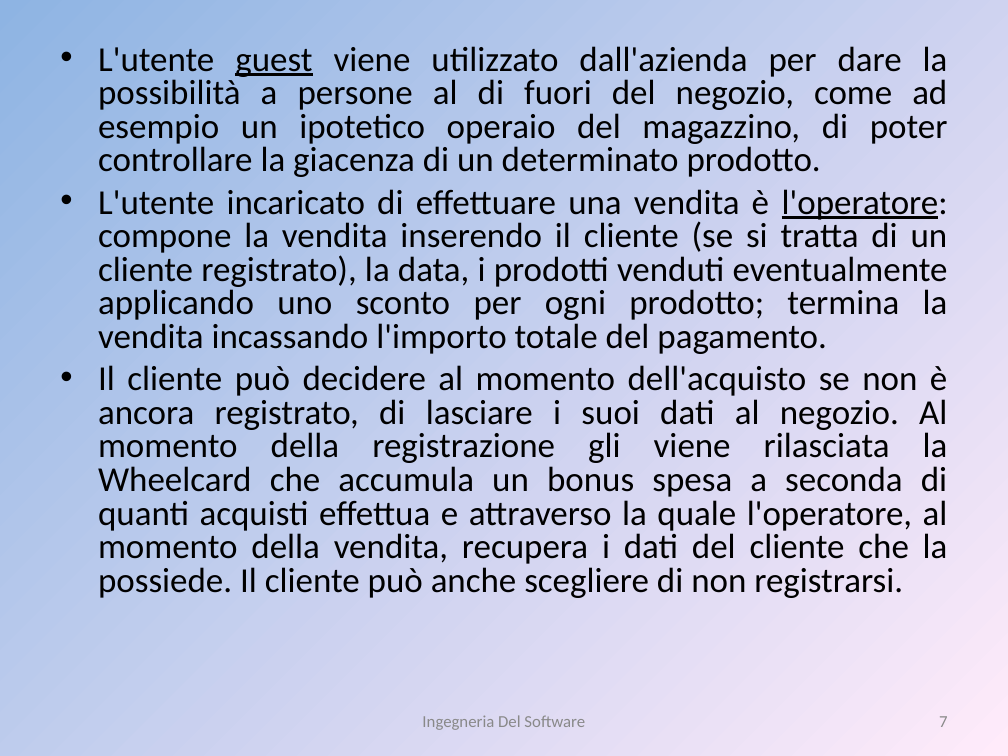
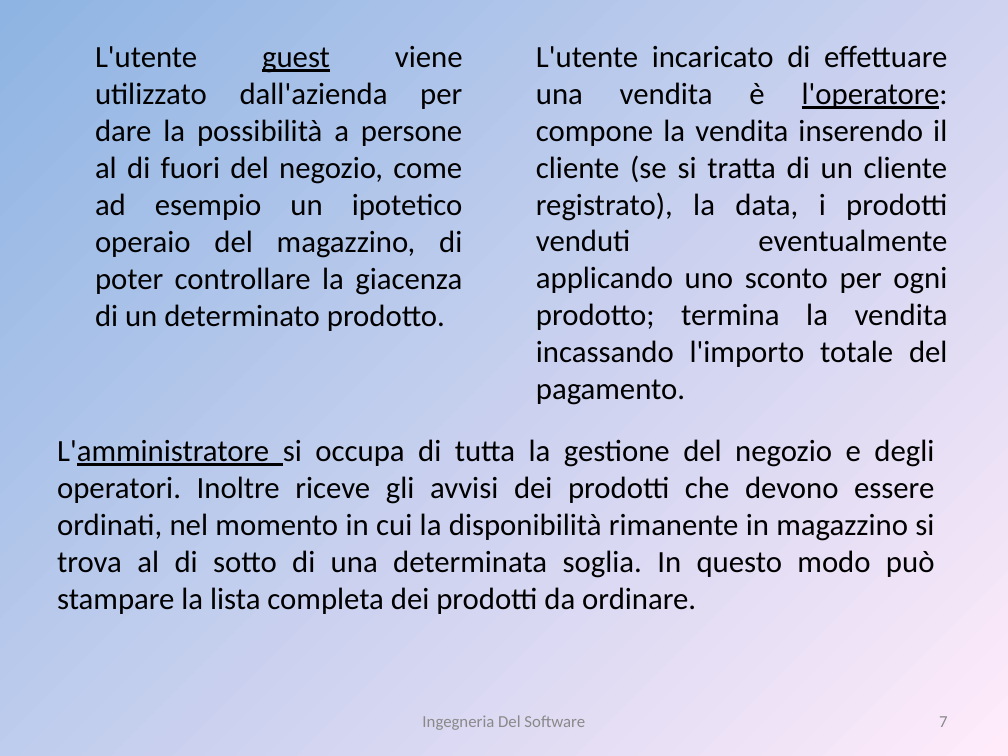
Before and after one commit to liannario/ingsoftbo, a slide deck: slide 7 of ViaggiateSicuri.ppt. Drawn at 1008x756 pixels with LibreOffice and Linux fonts; fonts in the diff are those of the drawing. Boxes give left, top, right and bottom in pixels: in the first picture for what was removed or moved away, otherwise in the second. Text is boxed around its words. In the diff, an @@ line names an element or a change of style, - is before the commit and + after.

```diff
--- a/ViaggiateSicuri.ppt
+++ b/ViaggiateSicuri.ppt
@@ text added at [95,46,463,331], 22 pt, text #000000 @@
+L'utente guest viene utilizzato dall'azienda per dare la possibilità a persone al di fuori del negozio, come ad esempio un ipotetico operaio del magazzino, di poter controllare la giacenza di un determinato prodotto.
@@ text at [98,46,948,177]: paragraph removed @@
-• L'utente guest viene utilizzato dall'azienda per dare la possibilità a persone al di fuori del negozio, come ad esempio un ipotetico operaio del magazzino, di poter controllare la giacenza di un determinato prodotto.
@@ text "L'utente incaricato di effettuare una ...": place and size @@
-text "L'utente incaricato di effettuare una ..." at [98,46,948,598]
+text "L'utente incaricato di effettuare una ..." at [536,45,948,405]
@@ text "L'utente incaricato di effettuare una ..." at [536,45,948,405]: size 25 to 22 pt; bullet • to none; line spacing 0.8 to 1 @@
@@ text at [98,365,948,598]: paragraph removed @@
-• Il cliente può decidere al momento dell'acquisto se non è ancora registrato, di lasciare i suoi dati al negozio. Al momento della registrazione gli viene rilasciata la Wheelcard che accumula un bonus spesa a seconda di quanti acquisti effettua e attraverso la quale l'operatore, al momento della vendita, recupera i dati del cliente che la possiede. Il cliente può anche scegliere di non registrarsi.
@@ text added at [57,439,935,614], 22 pt, text #000000 @@
+L'amministratore si occupa di tutta la gestione del negozio e degli operatori. Inoltre riceve gli avvisi dei prodotti che devono essere ordinati, nel momento in cui la disponibilità rimanente in magazzino si trova al di sotto di una determinata soglia. In questo modo può stampare la lista completa dei prodotti da ordinare.
```
Also in this commit, not shown: 2 other slides changed.
